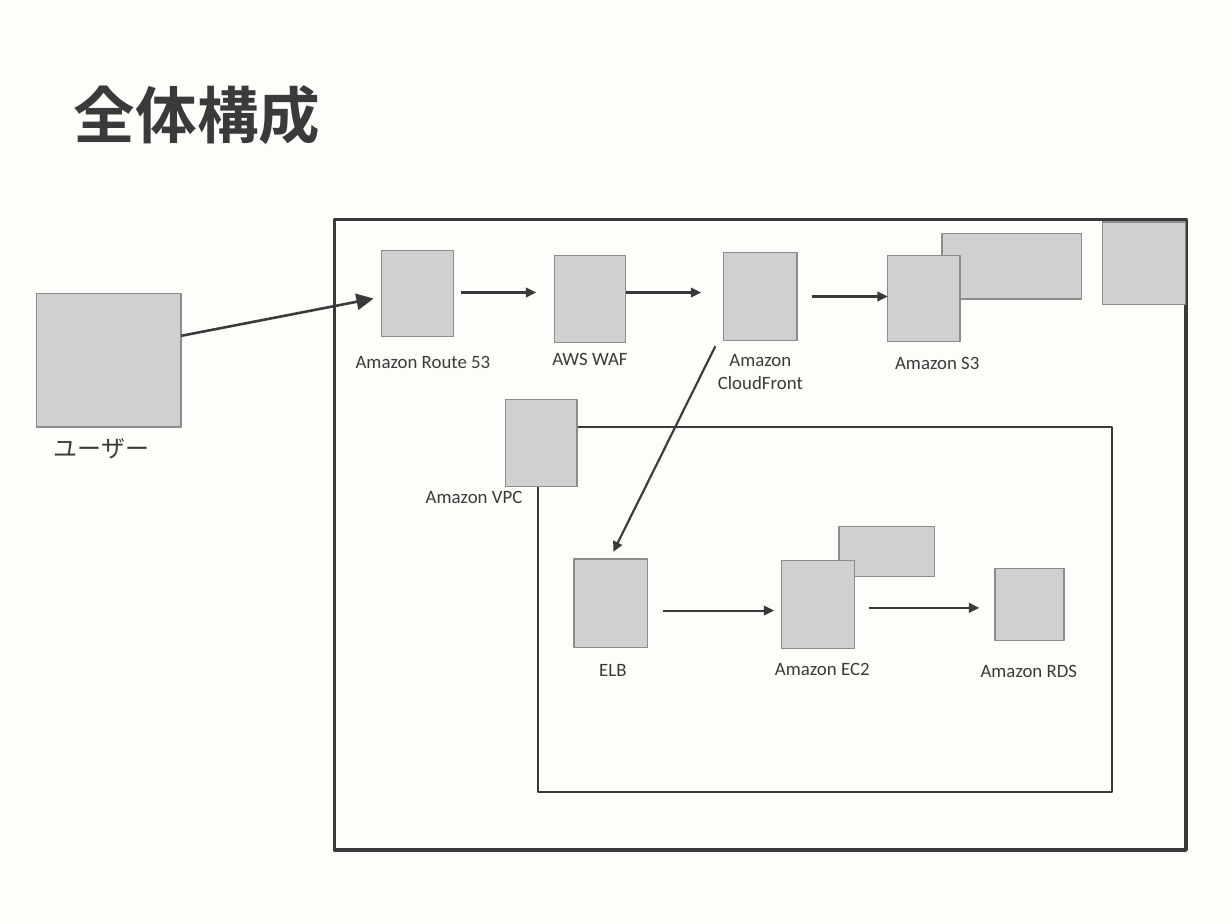
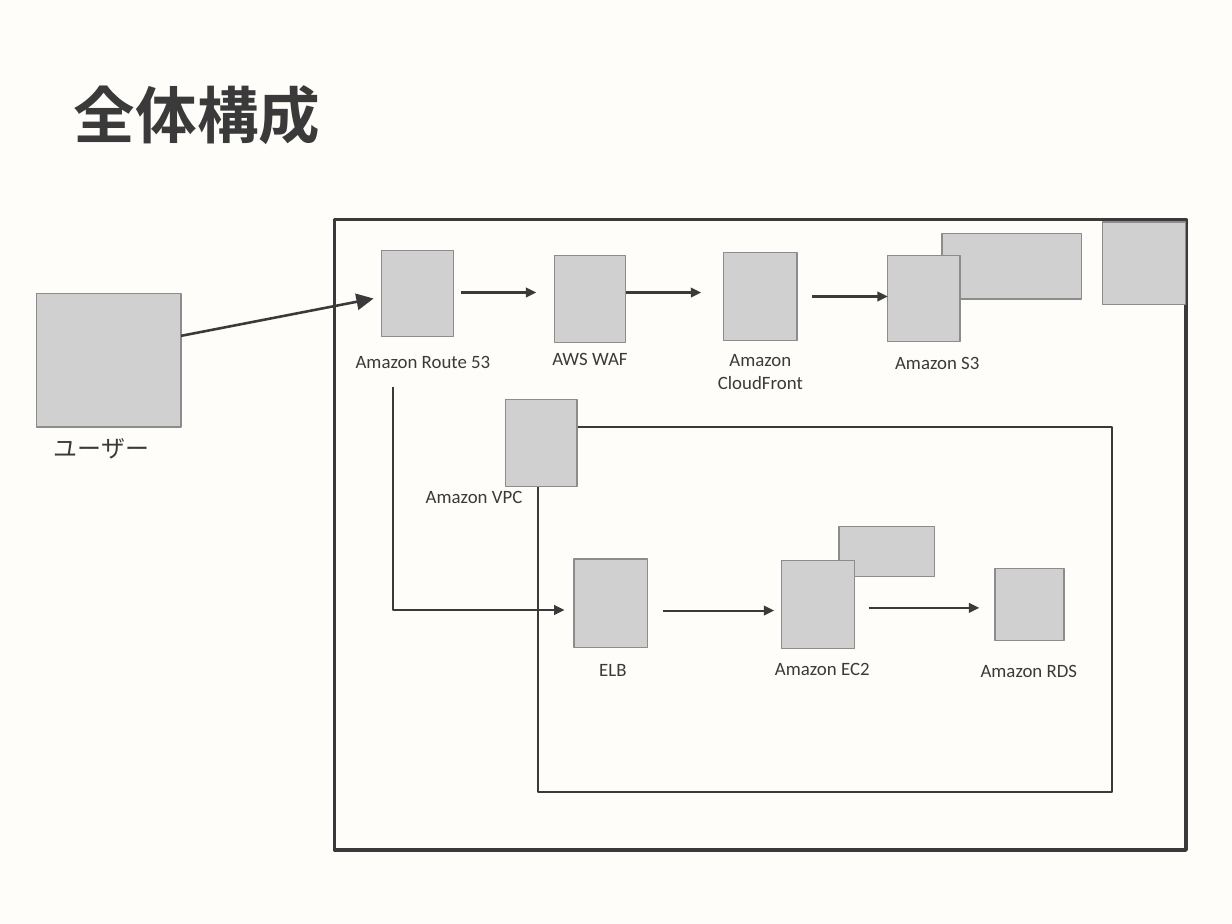
Before and after one commit to Fintan-contents/case-studies, a slide deck: slide 1 of monitoring-on-aws/img/work.pptx. Drawn at 1232x924 pixels with LibreOffice and Linux fonts; fonts in the diff are those of the drawing; grey boxes stand for pictures. Boxes give left, top, right and bottom in pixels: in the first picture for what was removed or moved away, otherwise in the second. Text is boxed around its words. In the diff, an @@ line names an element or a change of style, - is before the commit and + after.

```diff
--- a/monitoring-on-aws/img/work.pptx
+++ b/monitoring-on-aws/img/work.pptx
@@ arrow removed from (716, 346) to (614, 552) @@
@@ elbow arrow added from (393, 387) to (564, 610), #3A3A3A 1.5 pt @@
```
Also in this commit, not shown: 9 other files.
